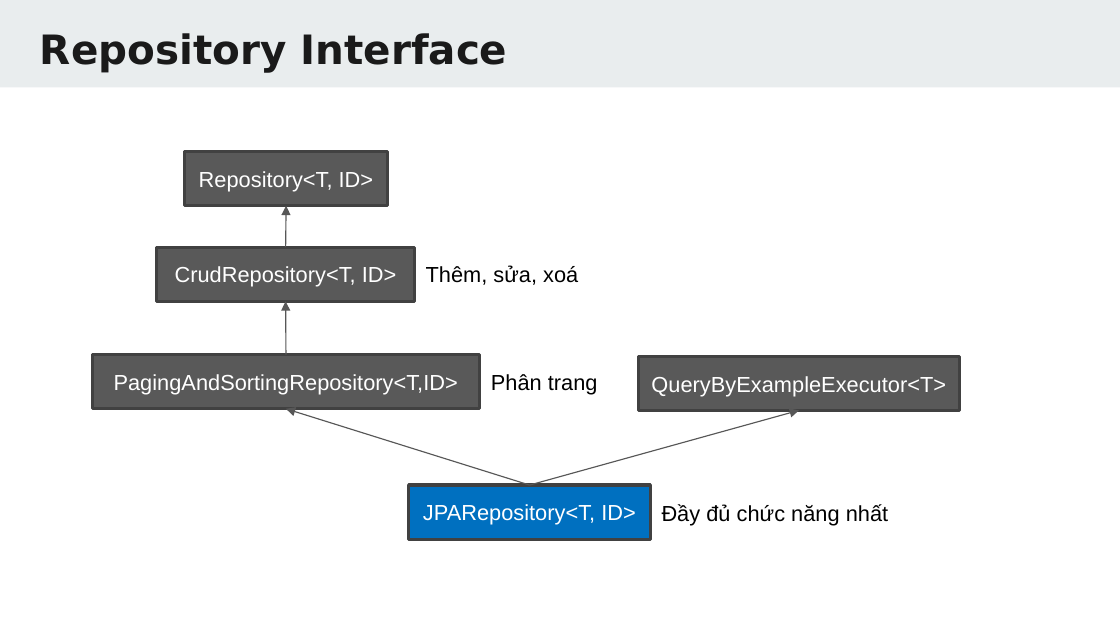
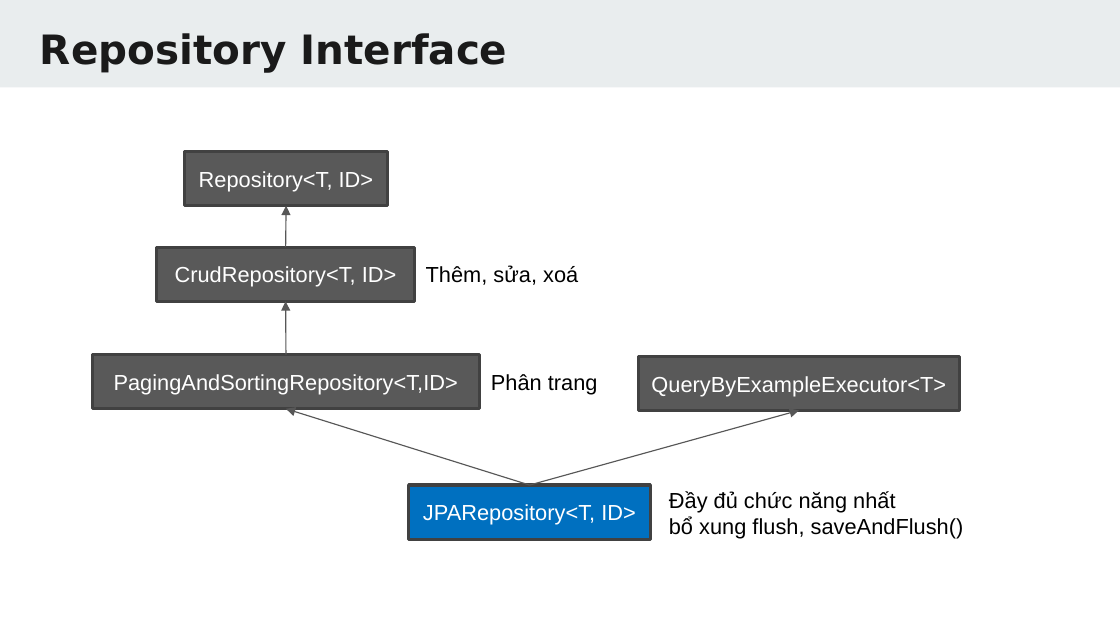
Before and after one commit to TechMaster/springboot2, a slide deck: slide 49 of 14 JPA/JPA.pptx (slide 48 before the commit). Drawn at 1120x630 pixels with LibreOffice and Linux fonts; fonts in the diff are those of the drawing. Boxes give left, top, right and bottom in pixels: in the first picture for what was removed or moved away, otherwise in the second. Text is boxed around its words. In the diff, an @@ line names an element or a change of style, - is before the commit and + after.

```diff
--- a/14 JPA/JPA.pptx
+++ b/14 JPA/JPA.pptx
@@ text at box(669, 491, 964, 539): text changed @@
-Đầy đủ chức năng nhất
+Đầy đủ chức năng nhất
+bổ xung flush, saveAndFlush()
```
Also in this commit, not shown: 5 other slides changed, 11 slides added, 16 other files.
